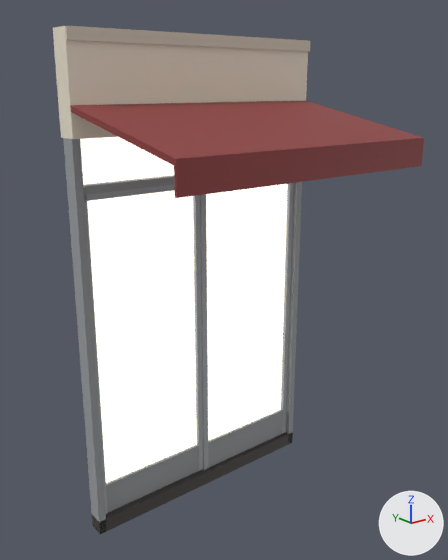
An edit to the glTF model public/models/buildings/building_bay_shopfront_01.glb, drawn before and after from the same camera.
Camera for both pictures: a camera (50 mm lens) standing at (-2.45, -3.25, 2.9) and looking at (0.03, -0.15, 1.66). The axes (+X, +Y, +Z) are drawn at lower right. The lights are the same throughout. The first picture is the older version. Vertices at exactly the same position are counted once.

Script lines for the objects in view, before the commit:
```python
me_building_bay_shopfront_01 = bpy.data.meshes.new('building_bay_shopfront_01')
me_building_bay_shopfront_01.from_pydata(...)  # 378 vertices, 572 faces; spans x -0.91..0.91, y -1.0..0.15, z 0.0..3.2
# faces by material slot: [188, 384]
me_building_bay_shopfront_01.materials.append(mat_base)
me_building_bay_shopfront_01.materials.append(mat_emissive)
ob_building_bay_shopfront_01 = bpy.data.objects.new('building_bay_shopfront_01', me_building_bay_shopfront_01)
ob_building_bay_shopfront_01.location = (0.0, 0.0, 0.0)
```
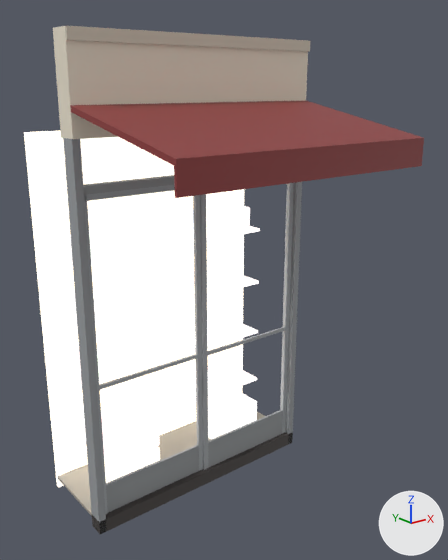
Where the change shows, as pixel boxes [x1, y1, x2, y2] in the pictures (448 x 560 px):
```json
{"object": "building_bay_shopfront_01", "change": "reshaped", "before": [53, 26, 424, 534], "after": [24, 26, 424, 534], "on screen": "8% wider"}
{"part": 1, "of": "me_building_bay_shopfront_01", "change": "added", "after": [58, 412, 265, 517]}
{"part": 2, "of": "me_building_bay_shopfront_01", "change": "added", "after": [99, 354, 197, 389]}
{"part": 3, "of": "me_building_bay_shopfront_01", "change": "added", "after": [207, 327, 285, 356]}
{"part": 4, "of": "me_building_bay_shopfront_01", "change": "added", "after": [24, 131, 244, 488]}
{"part": 5, "of": "me_building_bay_shopfront_01", "change": "added", "after": [54, 370, 257, 452]}
{"part": 6, "of": "me_building_bay_shopfront_01", "change": "added", "after": [66, 404, 86, 445]}
{"part": 7, "of": "me_building_bay_shopfront_01", "change": "added", "after": [49, 324, 258, 395]}
{"part": 8, "of": "me_building_bay_shopfront_01", "change": "added", "after": [61, 348, 82, 388]}
{"part": 9, "of": "me_building_bay_shopfront_01", "change": "deleted", "before": [95, 255, 283, 455]}
{"part": 10, "of": "me_building_bay_shopfront_01", "change": "cut back", "before": [80, 137, 288, 483], "after": [37, 202, 260, 483]}
```

Scene script edits in JSON lines:
```json
{"block": "me_building_bay_shopfront_01", "where": "# used by ob_building_bay_shopfront_01; location = (0.0, 0.0, 0.0)"}
{"op": "remove", "block": "me_building_bay_shopfront_01", "code": "me_building_bay_shopfront_01.from_pydata(...)  # 378 vertices, 572 faces; spans x -0.91..0.91, y -1.0..0.15, z 0.0..3.2"}
{"op": "add", "block": "me_building_bay_shopfront_01", "code": "me_building_bay_shopfront_01.from_pydata(...)  # 1202 vertices, 1956 faces; spans x -0.91..0.91, y -1.0..0.7, z 0.0..3.2"}
{"block": "me_building_bay_shopfront_01", "change": "me_building_bay_shopfront_01 part 1: a new loose piece, a box spanning x -0.91..0.91, y 0.1..0.67, z 0.08..0.1, in mat_base"}
{"block": "me_building_bay_shopfront_01", "change": "me_building_bay_shopfront_01 part 2: a new loose piece, a box spanning x -0.82..-0.04, y 0.06..0.08, z 1.037..1.062, in mat_base"}
{"block": "me_building_bay_shopfront_01", "change": "me_building_bay_shopfront_01 part 3: a new loose piece, a box spanning x 0.04..0.82, y 0.048..0.068, z 1.037..1.062, in mat_base"}
{"block": "me_building_bay_shopfront_01", "change": "me_building_bay_shopfront_01 part 4: a new loose piece, a box spanning x -0.91..0.91, y 0.67..0.7, z 0.0..2.62, in mat_emissive"}
{"block": "me_building_bay_shopfront_01", "change": "me_building_bay_shopfront_01 part 5: a new loose piece, a box spanning x -0.91..0.91, y 0.47..0.67, z 0.407..0.432, in mat_emissive"}
{"block": "me_building_bay_shopfront_01", "change": "me_building_bay_shopfront_01 part 6: a new loose piece, a box spanning x -0.83..-0.67, y 0.48..0.6, z 0.43..0.67, in mat_emissive"}
{"block": "me_building_bay_shopfront_01", "change": "me_building_bay_shopfront_01 part 7: a new loose piece, a box spanning x -0.91..0.91, y 0.47..0.67, z 0.858..0.882, in mat_emissive"}
{"block": "me_building_bay_shopfront_01", "change": "me_building_bay_shopfront_01 part 8: a new loose piece, a box spanning x -0.83..-0.72, y 0.48..0.6, z 0.88..1.12, in mat_emissive"}
{"block": "me_building_bay_shopfront_01", "change": "me_building_bay_shopfront_01 part 9: 31 loose pieces with 248 vertices, spanning x -0.81..0.81, y 0.08..0.1, z 0.54..1.73, are deleted"}
{"block": "me_building_bay_shopfront_01", "change": "me_building_bay_shopfront_01 part 10: 8 vertices removed from x -0.86..0.86, y 0.09..0.11, z 0.1..2.62; 776 vertices added at x -0.91..0.91, y 0.18..0.67, z 0.1..2.07"}
{"block": "me_building_bay_shopfront_01", "change": "other edits to the shape of me_building_bay_shopfront_01 do not show in these pictures"}
```
